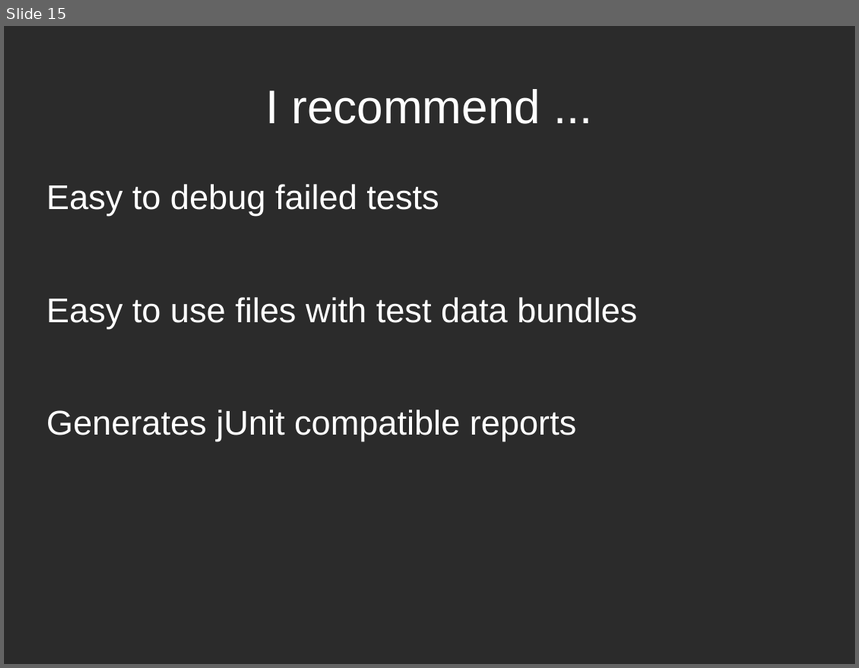
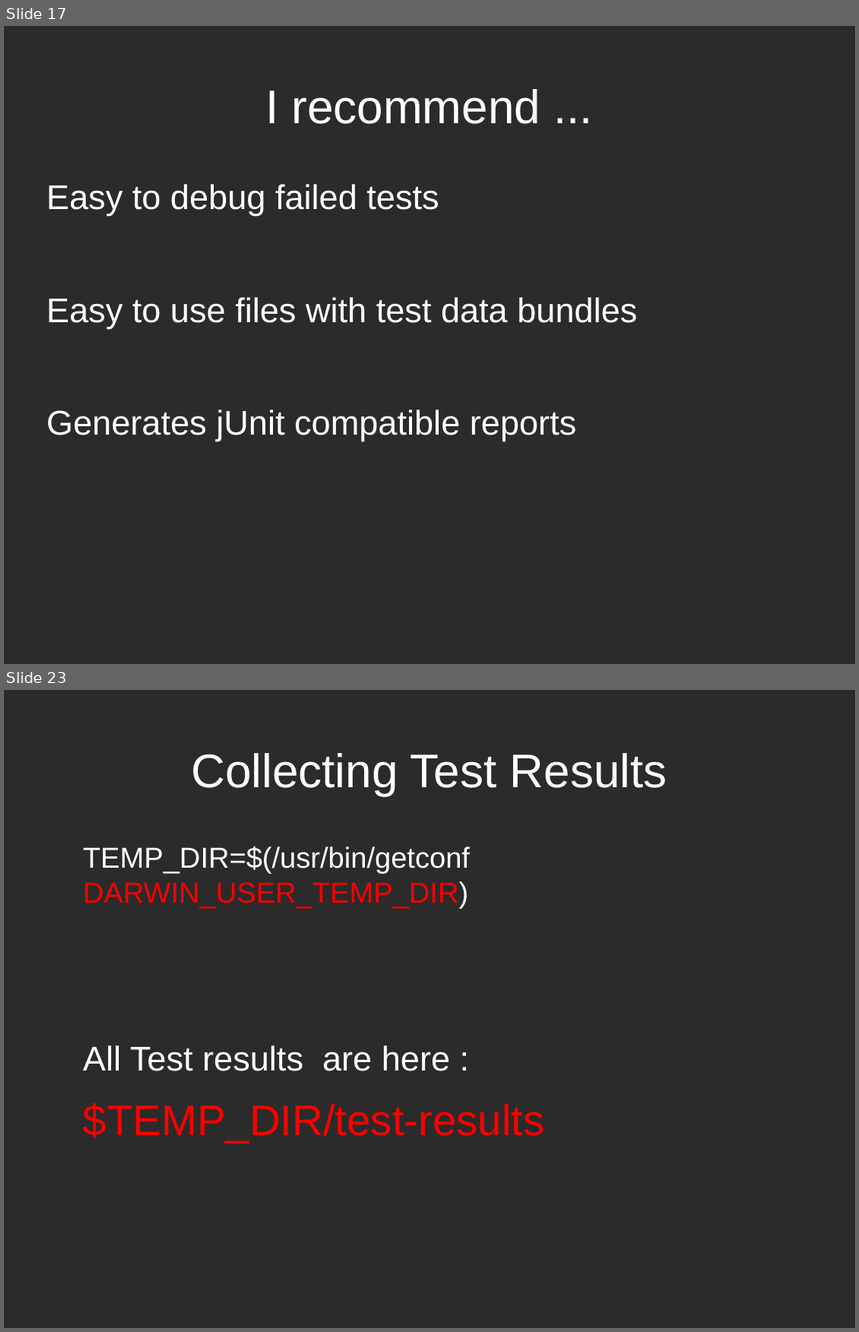
Before and after one commit to dodikk/iContinuousIntegration-slides, a slide deck: ciPresentation.odp. Shown one above the other, each under a label of ours: slide 15 before the commit, slides 17 and 23 after it; the slides between them are not shown. The pictures are 859x668 and 859x1332 pixels, drawn with LibreOffice and Linux fonts; fonts in the diff are those of the drawing; background and template pictures are left out; a plain dark background stands for a picture behind light text. Boxes give left, top, right and bottom in pixels: in the first picture for what was removed or moved away, otherwise in the second. Text is boxed around its words. In the diff, an @@ line names an element or a change of style, - is before the commit and + after.

```diff
--- a/ciPresentation.odp
+++ b/ciPresentation.odp
@@ slide 23 added at <box>4,690,855,1328</box>, background picture (left out) @@
@@ title added at <box>191,753,667,796</box>, 44 pt, text #FFFFFF @@
+Collecting Test Results
@@ text added at <box>83,846,545,1144</box>, 27 pt, text #FFFFFF @@
+TEMP_DIR=$(/usr/bin/getconf DARWIN_USER_TEMP_DIR)
+All Test results are here :
+$TEMP_DIR/test-results
@@ what was slide 15 is now slide 17 @@
```
Also in this commit, not shown: 22 other slides added, 1 slide removed, 1 other file.
